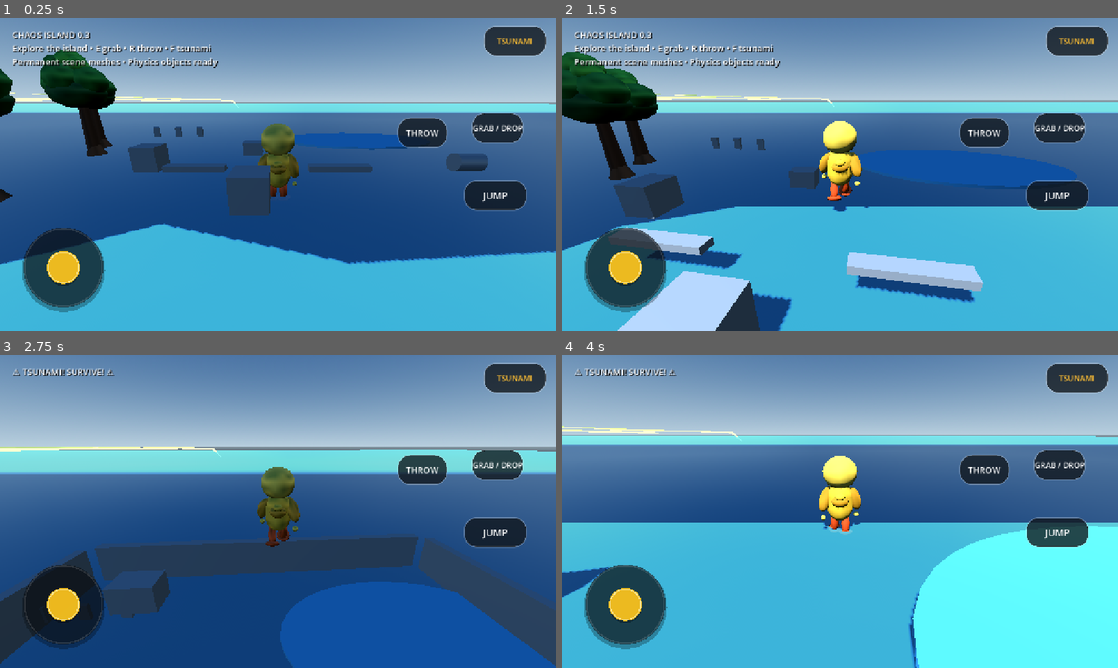
Above: before the commit, frames 1-4 (two rows, left to right).
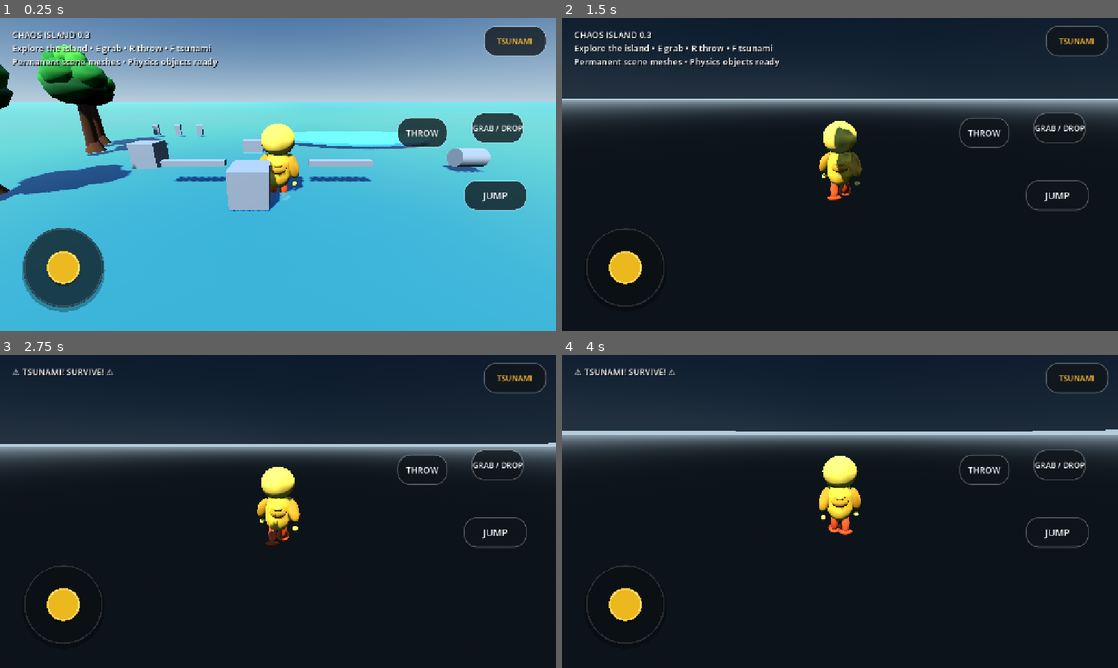
Above: after the commit, the same moments.

Repository: manojoffl-git/chaos-island-build
Game: Godot game, scene res://scenes/Main.tscn
Same seed, same stepped clock (60 frames per second), same inputs: the game is played once before the commit and once after it.
Inputs (mouse positions are in pixels of both pictures, inside the frame that each line leads up to):
- Up to frame 1 (0.25 s): no input
- Up to frame 2 (1.5 s): tap Enter at 0.5 s; move the mouse to (867, 174) at 0.52 s; hold W (move_forward) from 0.53 s (still down); tap E (grab) at 0.6 s; click (867, 174) at 0.67 s; tap Space (jump) at 0.77 s; move the mouse to (812, 174) at 1.27 s; tap R (throw) at 1.35 s
- Up to frame 3 (2.75 s): keep holding W (move_forward); tap Space (jump) at 1.52 s; move the mouse to (289, 505) at 2.02 s; tap F at 2.1 s
- Up to frame 4 (4 s): keep holding W (move_forward); move the mouse to (834, 517) at 2.77 s; tap E (grab) at 2.85 s; click (834, 517) at 2.92 s; tap Space (jump) at 3.02, 3.77 s; move the mouse to (878, 514) at 3.52 s; tap R (throw) at 3.6 s

The runs differ from the first frame. In frame 1, 42% of the frame differs, in the area x 0-100%, y 8-79%; in frame 2, 95%; in frame 3, 95%; in frame 4, 96%, in the area x 0-100%, y 0-100%.
Error after the commit: Parse Error: Function "length()" not found in base self. (res://scripts/island_terrain_builder.gd:32)

Commit message:
Replace runtime shader terrain with editor-generated mesh terrain

Diff:
--- a/scenes/Main.tscn
+++ b/scenes/Main.tscn
@@ -4,7 +4,7 @@
 [ext_resource type="PackedScene" path="res://scenes/Player.tscn" id="2_player"]
 [ext_resource type="PackedScene" path="res://scenes/WorldObjects.tscn" id="3_world"]
 [ext_resource type="PackedScene" uid="uid://bs3rbp0yavbme" path="res://scenes/MobileControls.tscn" id="4_mobile"]
-[ext_resource type="Shader" uid="uid://cmjo4x400dws4" path="res://shaders/IslandTerrain.gdshader" id="5_terrain"]
+[ext_resource type="Script" path="res://scripts/island_terrain_builder.gd" id="5_terrain"]
 
 [sub_resource type="ProceduralSkyMaterial" id="ProceduralSkyMaterial_main"]
 sky_top_color = Color(0.16, 0.28, 0.45, 1)
@@ -25,20 +25,6 @@
 ambient_light_energy = 0.42
 tonemap_mode = 2
 
-[sub_resource type="ShaderMaterial" id="IslandMaterial"]
-render_priority = 0
-shader = ExtResource("5_terrain")
-
-[sub_resource type="PlaneMesh" id="IslandMesh"]
-size = Vector2(960, 960)
-subdivide_width = 64
-subdivide_depth = 64
-
-[sub_resource type="HeightMapShape3D" id="IslandCollisionShape"]
-map_width = 17
-map_depth = 17
-map_data = PackedFloat32Array(0, 0, 0, 0, 0, 0, 0, 0, 0, 0, 0, 0, 0, 0, 0, 0, 0, 0, 0, 0, 0, 0, 0, 0, 0, 0, 0, 0, 0, 0, 0, 0, 0, 0, 0, 0, 0, 0, 0, 0, 0, 0, 0, 0, 0, 0, 0, 0, 0, 0, 0, 0, 0, 0, 0, 0, 0, 0, 0, 0, 0, 0, 0, 0, 0, 0, 0, 0, 0, 0, 0, 0, 0, 0, 0, 0, 0, 0, 0, 0, 0, 0, 0, 0, 0, 0, 0, 0, 0, 0, 0, 0, 0, 0, 0, 0, 0, 0, 0, 0, 0, 0, 0, 0, 0, 0, 0, 0, 0, 0, 0, 0, 0, 0, 0, 0, 0, 0, 0, 0, 0, 0, 0, 0, 0, 0, 0, 0, 0, 0, 0, 0, 0, 0, 0, 0, 0, 0, 0, 0, 0, 0, 0, 0, 0, 0, 0, 0, 0, 0, 0, 0, 0, 0, 0, 0, 0, 0, 0, 0, 0, 0, 0, 0, 0, 0, 0, 0, 0, 0, 0, 0, 0, 0, 0, 0, 0, 0, 0, 0, 0, 0, 0, 0, 0, 0, 0, 0, 0, 0, 0, 0, 0, 0, 0, 0, 0, 0, 0, 0, 0, 0, 0, 0, 0, 0, 0, 0, 0, 0, 0, 0, 0, 0, 0, 0, 0, 0, 0, 0, 0, 0, 0, 0, 0, 0, 0, 0, 0, 0, 0, 0, 0, 0, 0, 0, 0, 0, 0, 0, 0, 0, 0, 0, 0, 0, 0, 0, 0, 0, 0, 0, 0, 0, 0, 0, 0, 0, 0, 0, 0, 0, 0, 0, 0, 0, 0, 0, 0, 0, 0, 0, 0, 0, 0, 0, 0, 0, 0, 0, 0, 0, 0, 0, 0, 0, 0, 0, 0)
-
 [sub_resource type="StandardMaterial3D" id="OceanMaterial"]
 transparency = 1
 cull_mode = 2
@@ -47,7 +33,7 @@
 roughness = 0.2
 
 [sub_resource type="QuadMesh" id="OceanMesh"]
-size = Vector2(1400, 1400)
+size = Vector2(5200, 5200)
 
 [node name="ChaosIsland" type="Node3D" unique_id=1831867644]
 script = ExtResource("1_main")
@@ -60,16 +46,12 @@
 light_energy = 0.72
 shadow_enabled = true
 
-[node name="Island" type="MeshInstance3D" parent="." unique_id=432944200]
-transform = Transform3D(1, 0, 0, 0, 1, 0, 0, 0, 1, 0, 7.829834, 0)
-material_override = SubResource("IslandMaterial")
-mesh = SubResource("IslandMesh")
-
-[node name="IslandCollision" type="StaticBody3D" parent="." unique_id=1777706022]
-
-[node name="CollisionShape3D" type="CollisionShape3D" parent="IslandCollision" unique_id=139949539]
-transform = Transform3D(60, 0, 0, 0, 1, 0, 0, 0, 60, 0, 0, 0)
-shape = SubResource("IslandCollisionShape")
+[node name="TerrainBuilder" type="Node3D" parent="." unique_id=432944200]
+script = ExtResource("5_terrain")
+grid_size = 97
+world_size = 4800.0
+island_radius = 2050.0
+mountain_height = 560.0
 
 [node name="Ocean" type="MeshInstance3D" parent="." unique_id=901452159]
 transform = Transform3D(1, 0, 0, 0, -4.371139e-08, 1, 0, -1, -4.371139e-08, 0, -0.05, 0)
